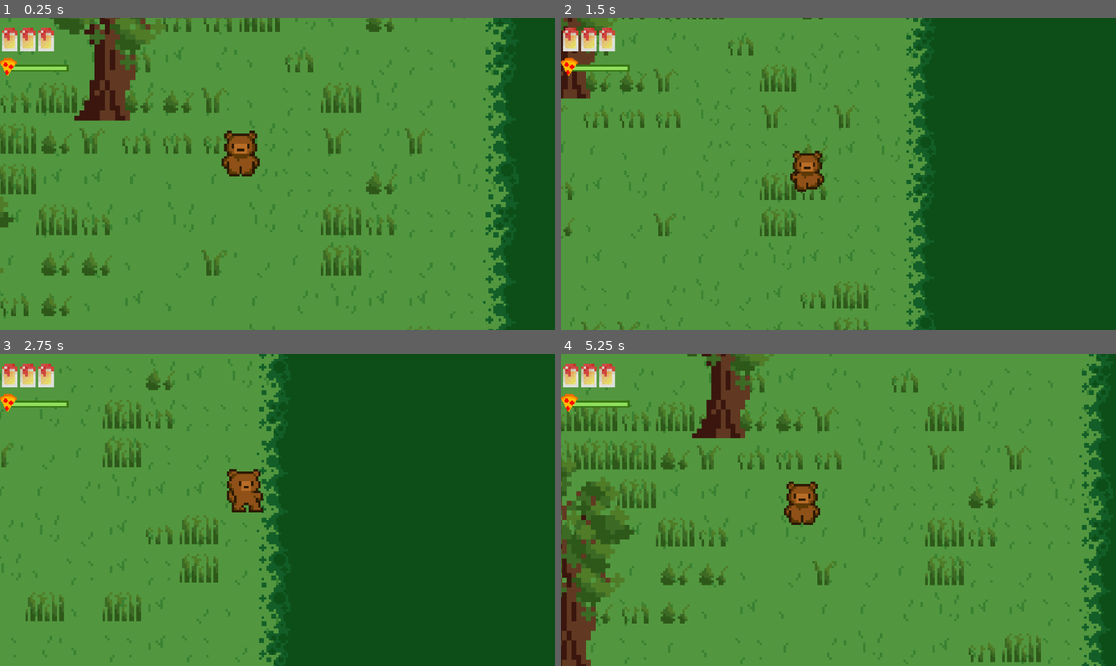
Above: before the commit, frames 1-4 (two rows, left to right).
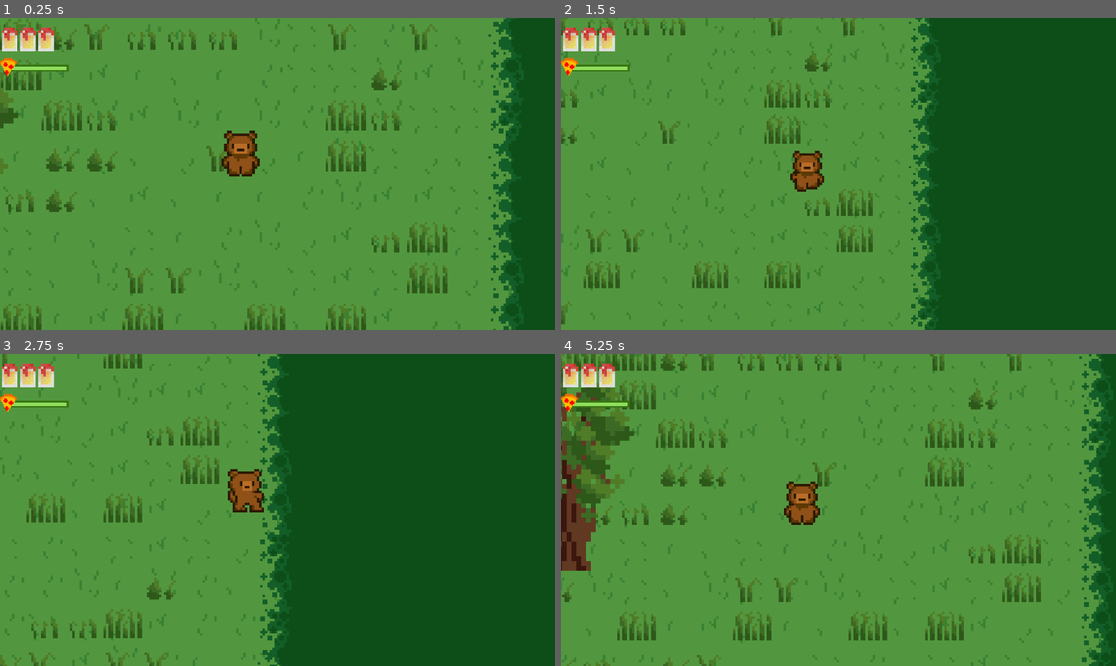
Above: after the commit, the same moments.

Repository: tom-legros/Beesounours-Gamejam4-2026
Game: Godot game, scene res://main.tscn
The game is run twice, just before and just after one commit, with the same random seed, the same clock (stepped at 60 frames per second) and the same inputs.
Inputs:
- Up to frame 1 (0.25 s): no input
- Up to frame 2 (1.5 s): hold Right (ui_right) 0.53-1.28 s; hold E 0.53-1.28 s; tap Space at 0.77 s; hold Down (ui_down) from 1.28 s (still down); tap Shift at 1.35 s
- Up to frame 3 (2.75 s): tap Space at 1.52 s; release Down (ui_down) at 2.03 s; hold Right (ui_right) from 2.03 s (still down); hold E from 2.03 s (still down)
- Up to frame 4 (5.25 s): release Right (ui_right) at 2.78 s; release E at 2.78 s; hold Up (ui_up) 2.78-3.53 s; tap Shift at 2.85, 4.35 s; tap Space at 3.02, 3.77, 4.52 s; hold E 3.53-4.28 s; hold Left (ui_left) 3.53-5.03 s; hold Down (ui_down) from 5.03 s (still down); hold E from 5.03 s (still down)

The runs differ from the first frame. In frame 1, 19% of the frame differs, in the area x 0-93%, y 0-100%; in frame 2, 11%; in frame 3, 8.5%; in frame 4, 24%, in the area x 0-98%, y 0-100%.

Commit message:
plein de truc

Diff:
--- a/game/abeille_boss.gd
+++ b/game/abeille_boss.gd
@@ -1,7 +1,6 @@
 extends CharacterBody2D
 
-
-var pv_max : int = 15
+var pv_max : int = 10
 var pv : int = pv_max
 var vitesse_normale = 35
 var vitesse_charge = 350
@@ -10,18 +9,20 @@
 
 var scene_petite_abeille = preload("res://abeille.tscn")
 
-
+var est_actif : bool = false
 var est_invulnerable : bool = false
 var en_train_de_charger : bool = false
 var joueur_cible = null
 
-
 @onready var sprite = $Sprite2D
 
 func _ready():
-	boucle_attaque()
+	sprite.modulate = Color(0.6, 0.6, 0.6)
 
 func _physics_process(delta):
+	if not est_actif:
+		return
+
 	if joueur_cible == null:
 		joueur_cible = get_tree().current_scene.find_child("Player", true, false)
 
@@ -34,15 +35,28 @@
 
 			if direction.x > 0: sprite.flip_h = false
 			else: sprite.flip_h = true
-
 			sprite.position.y = sin(Time.get_ticks_msec() * 0.005) * 5.0
 
 	move_and_slide()
 
+func reveiller_boss():
+	if est_actif: return
+	est_actif = true
+
+	var tween = create_tween()
+	tween.tween_property(sprite, "modulate", Color.WHITE, 0.5)
+	tween.tween_property(sprite, "scale", Vector2(2.5, 2.5), 0.2)
+	tween.tween_property(sprite, "scale", Vector2(2.2, 2.2), 0.2)
+
+
+	boucle_attaque()
+
+
 func boucle_attaque():
 	await get_tree().create_timer(1.0).timeout
 
-	while pv > 0:
+
+	while pv > 0 and est_actif:
 		var est_enerve = (pv <= 4)
 
 		var temps_attente = 4.0
@@ -55,12 +69,14 @@
 		await get_tree().create_timer(0.8).timeout
 		if pv <= 0: break
 
+
 		var tween = create_tween()
 		tween.tween_property(sprite, "scale", Vector2(2.5, 2.5), 0.2)
 		tween.tween_property(sprite, "modulate", Color.ORANGE, 0.2)
 		tween.tween_property(sprite, "scale", Vector2(2.2, 2.2), 0.2)
 		tween.tween_property(sprite, "modulate", Color.WHITE, 0.2)
 		await tween.finished
+
 
 		en_train_de_charger = true
 		sprite.position.y = 0
@@ -70,6 +86,7 @@
 			velocity = direction_dash * vitesse_charge
 
 		await get_tree().create_timer(0.6).timeout
+
 
 		velocity = Vector2.ZERO
 		en_train_de_charger = false
@@ -90,8 +107,14 @@
 		minion.global_position = global_position + decalage
 		get_parent().add_child(minion)
 
+
 func subir_degats():
+
+	if not est_actif:
+		reveiller_boss()
+
 	if est_invulnerable: return
+
 	pv -= 1
 	est_invulnerable = true
 	var tween = create_tween()
@@ -99,15 +122,20 @@
 	tween.tween_property(sprite, "scale", Vector2(1.8, 2.5), 0.05)
 	tween.tween_property(sprite, "scale", Vector2(2.2, 2.2), 0.05)
 	tween.tween_property(sprite, "modulate", Color.WHITE, 0.1)
+
 	velocity = -velocity.normalized() * 80
 	move_and_slide()
+
 	await get_tree().create_timer(0.2).timeout
 	est_invulnerable = false
+
 	if pv <= 0:
 		mourir()
 
 func mourir():
+	est_actif = false
 	set_physics_process(false)
+
 	var tween = create_tween().set_parallel(true)
 	tween.tween_property(self, "rotation_degrees", 360 * 2, 1.5)
 	tween.tween_property(self, "scale", Vector2.ZERO, 1.5)
@@ -123,3 +151,7 @@
 	if body.name == "Player":
 		if body.has_method("recevoir_degats"):
 			body.recevoir_degats(1, global_position)
+
+func _on_zone_detection_body_entered(body):
+	if body.name == "Player":
+		reveiller_boss()
--- a/game/abeille_boss.tscn
+++ b/game/abeille_boss.tscn
@@ -8,6 +8,9 @@
 
 [sub_resource type="CircleShape2D" id="CircleShape2D_sttjn"]
 radius = 27.0
+
+[sub_resource type="RectangleShape2D" id="RectangleShape2D_sttjn"]
+size = Vector2(168.75, 133.5)
 
 [node name="AbeilleBoss" type="CharacterBody2D" groups=["Ennemis"]]
 script = ExtResource("1_sttjn")
@@ -28,4 +31,11 @@
 position = Vector2(3, -4)
 shape = SubResource("CircleShape2D_sttjn")
 
+[node name="ZoneDetection" type="Area2D" parent="."]
+
+[node name="CollisionShape2D" type="CollisionShape2D" parent="ZoneDetection"]
+position = Vector2(6.625, 7.25)
+shape = SubResource("RectangleShape2D_sttjn")
+
 [connection signal="body_entered" from="ZoneDegats" to="." method="_on_zone_degats_body_entered"]
+[connection signal="body_entered" from="ZoneDetection" to="." method="_on_zone_detection_body_entered"]
--- a/game/main.tscn
+++ b/game/main.tscn
@@ -361,7 +361,7 @@
 
 [node name="Player" type="CharacterBody2D" parent="."]
 z_index = 1
-position = Vector2(321, -147)
+position = Vector2(319, -106)
 script = ExtResource("1_0xm2m")
 
 [node name="CollisionCorps" type="CollisionShape2D" parent="Player"]
@@ -392,7 +392,6 @@
 disabled = true
 
 [node name="SlashSprite" type="AnimatedSprite2D" parent="Player/ZoneAttaque"]
-visible = false
 texture_filter = 1
 position = Vector2(14, -2)
 sprite_frames = SubResource("SpriteFrames_ryguw")
@@ -565,7 +564,7 @@
 shape = SubResource("RectangleShape2D_0cp0l")
 
 [node name="AbeilleBoss" parent="." instance=ExtResource("42_0cp0l")]
-position = Vector2(2166, 7)
+position = Vector2(2161, -132)
 
 [connection signal="body_entered" from="Player/ZoneAttaque" to="Player" method="_on_zone_attaque_body_entered"]
 [connection signal="animation_finished" from="Player/ZoneAttaque/SlashSprite" to="Player" method="_on_slash_sprite_animation_finished"]
--- a/game/player.gd
+++ b/game/player.gd
@@ -7,7 +7,7 @@
 const ZOOM_RUN = Vector2(3.5, 3.5)
 const ZOOM_SPEED = 5.0
 const ATTACK_COOLDOWN := 0.6
-const FORCE_RECUL = 400
+const FORCE_RECUL = 800
 
 var can_attack := true
 var is_attacking: bool = false
--- a/game/renard.gd
+++ b/game/renard.gd
@@ -1,6 +1,6 @@
 extends CharacterBody2D
 
-@export var VITESSE_MAX = 100
+@export var VITESSE_MAX = 60
 @export var ACCELERATION = 300
 @export var VITESSE_ERRANCE = 50
 
@@ -107,13 +107,13 @@
 	if body == cible:
 		cible = null
 
+
+
 func _on_zone_degats_body_entered(body):
 	if body.name == "Player":
-		var direction_attaque = 1 if not sprite.flip_h else -1
-		var tween = create_tween()
-
-		tween.tween_property(sprite, "position:x", 5 * direction_attaque, 0.1).set_trans(Tween.TRANS_QUART)
-		tween.tween_property(sprite, "position:x", 0, 0.2).set_trans(Tween.TRANS_ELASTIC)
-
 		if body.has_method("recevoir_degats"):
 			body.recevoir_degats(1, global_position)
+			var direction_recul = global_position.direction_to(body.global_position) * -1
+
+			velocity = direction_recul * 600
+			move_and_slide()
Not shown: 1 places in game/abeille_boss.tscn that only renumber resources
